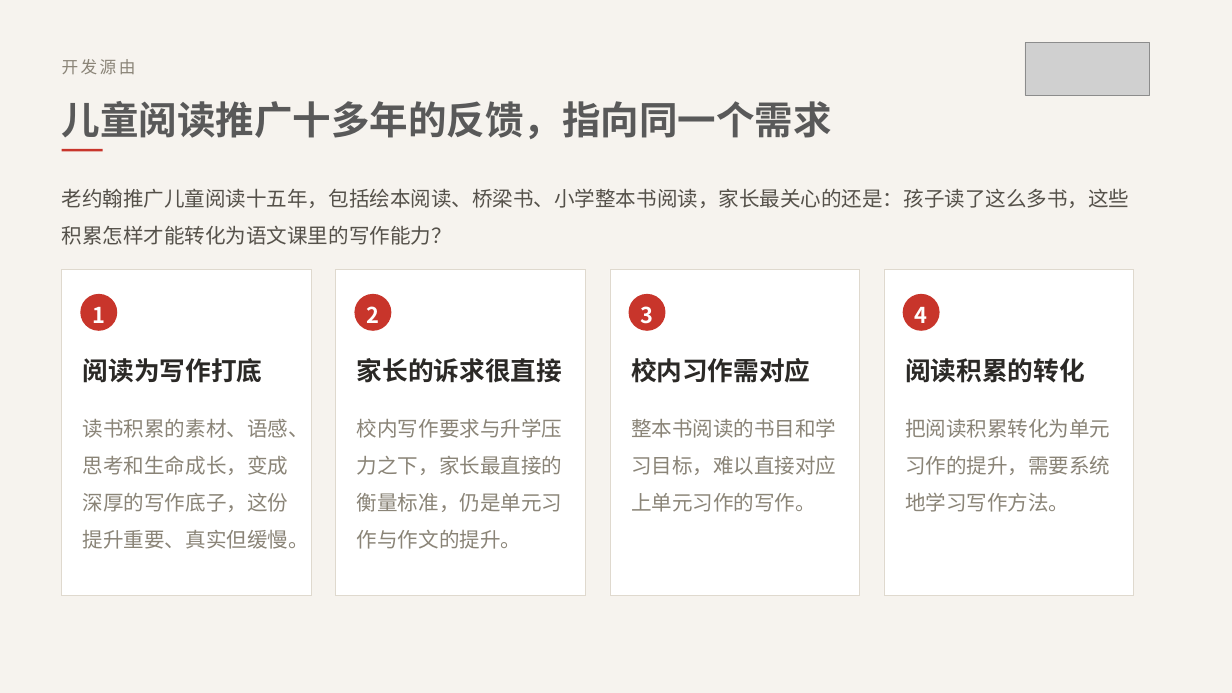
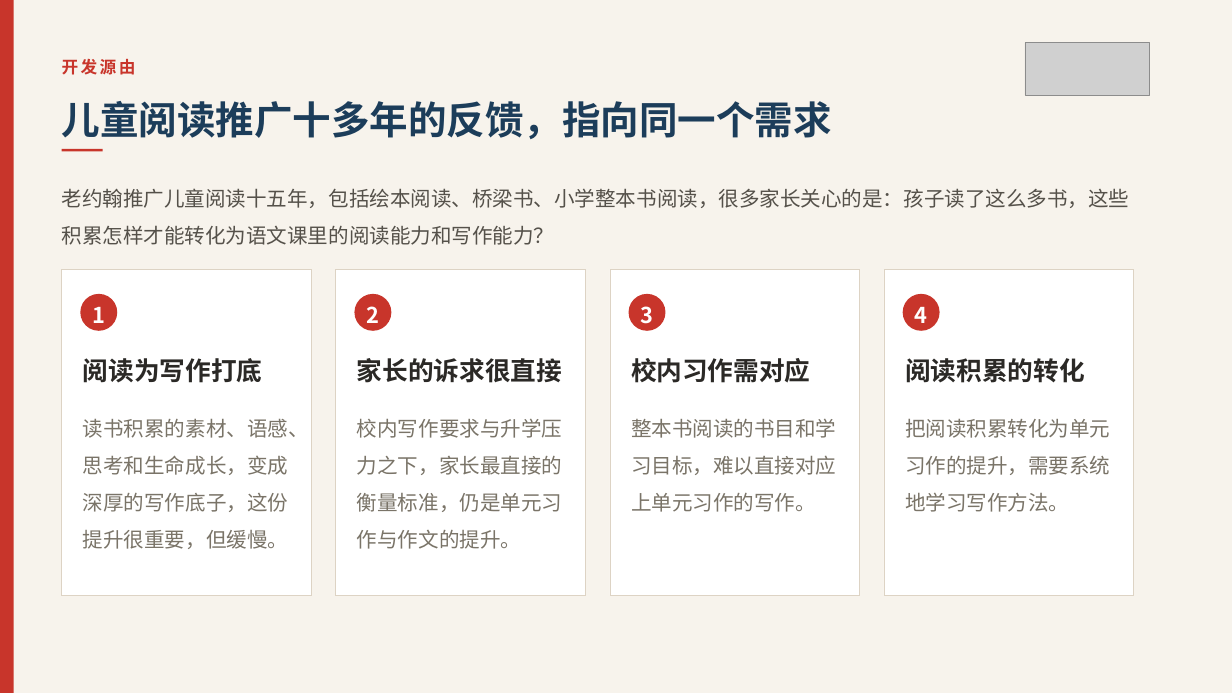
Before and after one commit to wuwenjia6498/laojohn-lesson-plan, a slide deck: slide 4 of 写作课相关宣传文件/国庆后宣讲/2-同步写作课程完整介绍.pptx. Drawn at 1232x693 pixels with LibreOffice and Linux fonts; fonts in the diff are those of the drawing; grey boxes stand for pictures. Boxes give left, top, right and bottom in pixels: in the first picture for what was removed or moved away, otherwise in the second. Text is boxed around its words. In the diff, an @@ line names an element or a change of style, - is before the commit and + after.

```diff
--- a/写作课相关宣传文件/国庆后宣讲/2-同步写作课程完整介绍.pptx
+++ b/写作课相关宣传文件/国庆后宣讲/2-同步写作课程完整介绍.pptx
@@ background #F6F3EE to #F7F3EC @@
@@ rectangle added at [0, 0, 14, 693], fill #C8352B @@
@@ text "开发源由" at [62, 59, 136, 75]: text colour #8A8477 to #C8352B, bold on @@
@@ text "儿童阅读推广十多年的反馈，指向同一个需求" at [62, 101, 832, 139]: text colour #595959 to #1C3D5A @@
@@ text at [62, 188, 1130, 245]: text changed @@
-老约翰推广儿童阅读十五年，包括绘本阅读、桥梁书、小学整本书阅读，家长最关心的还是：孩子读了这么多书，这些积累怎样才能转化为语文课里的写作能力？
+老约翰推广儿童阅读十五年，包括绘本阅读、桥梁书、小学整本书阅读，很多家长关心的是：孩子读了这么多书，这些积累怎样才能转化为语文课里的阅读能力和写作能力？
@@ outline #DFD9CE 0.75 pt to #DDD3C4 0.75 pt in 4 elements at [62, 269, 311, 595], [336, 269, 585, 595], [610, 269, 859, 595], [884, 269, 1133, 595] @@
@@ text at [83, 419, 309, 549]: text changed; text colour #8A8477 to #7A7468 @@
-读书积累的素材、语感、思考和生命成长，变成深厚的写作底子，这份提升重要、真实但缓慢。
+读书积累的素材、语感、思考和生命成长，变成深厚的写作底子，这份提升很重要，但缓慢。
@@ text colour #8A8477 to #7A7468 in 3 elements at [357, 419, 562, 549], [631, 419, 836, 512], [905, 419, 1110, 512] @@
```
Also in this commit, not shown: 40 other slides changed, 3 other files.
